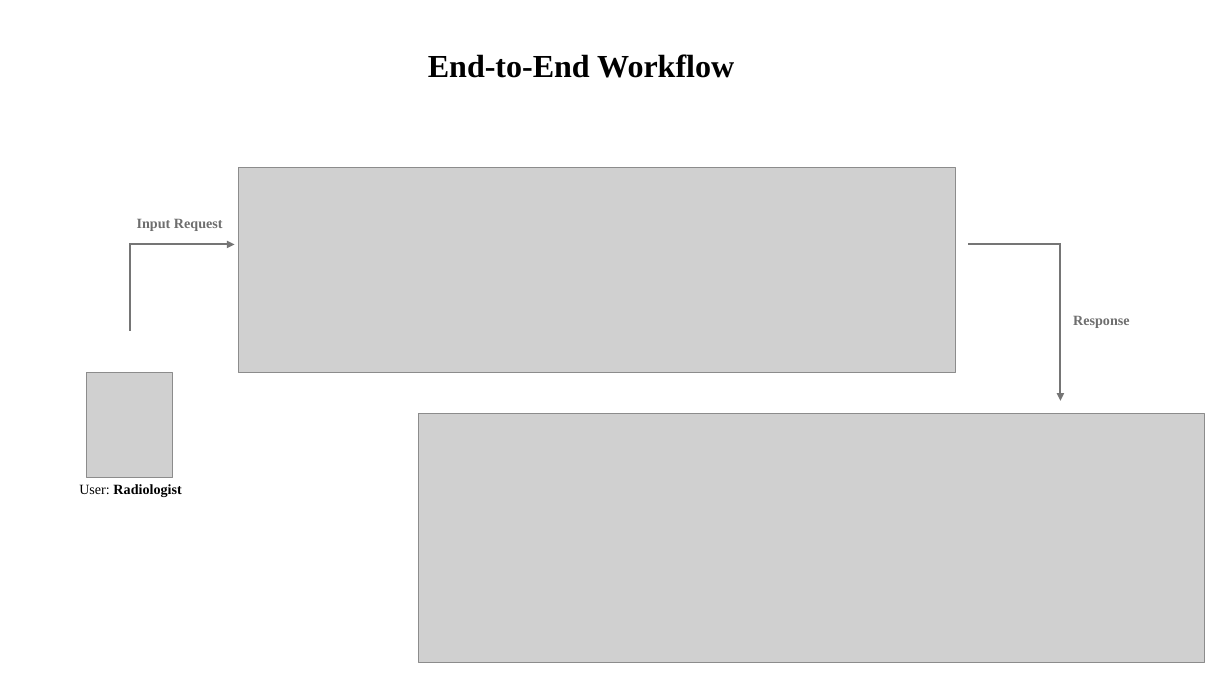
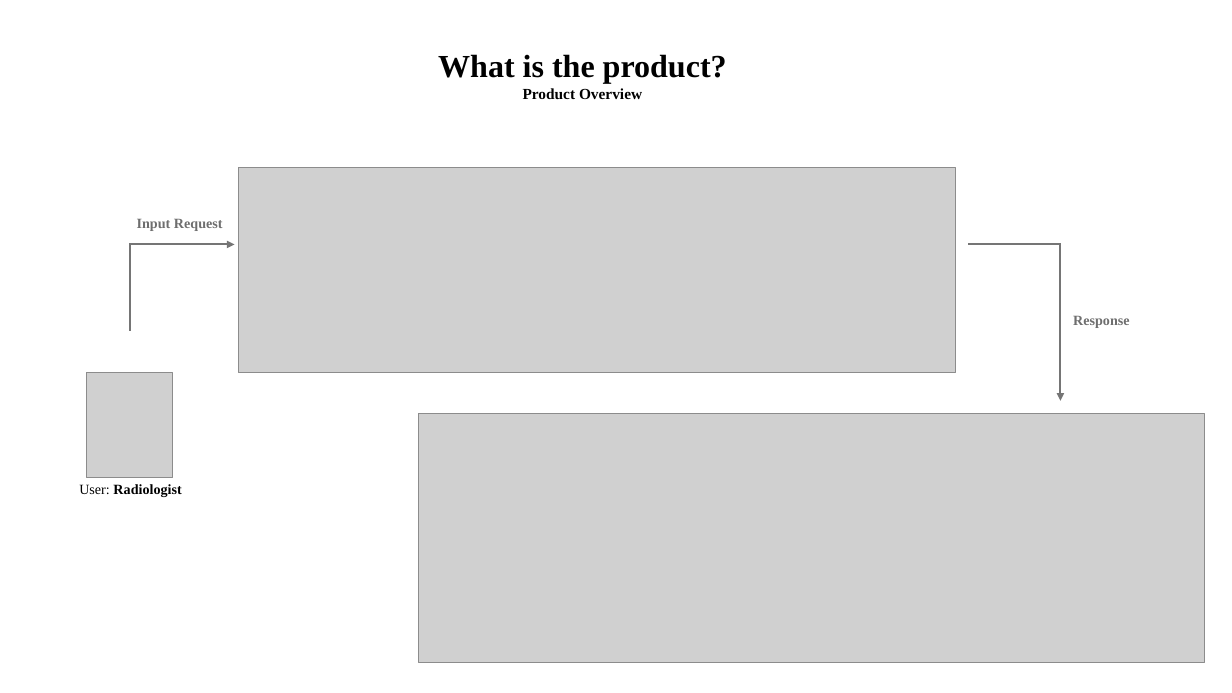
Before and after one commit to suryakurapati-edu/projects, a slide deck: slide 2 of RadAssistIQ_DenseNet121CNN_LLM/documentation/x23396920-presentation.pptx (slide 3 before the commit). Drawn at 1232x693 pixels with LibreOffice and Linux fonts; fonts in the diff are those of the drawing; grey boxes stand for pictures. Boxes give left, top, right and bottom in pixels: in the first picture for what was removed or moved away, otherwise in the second. Text is boxed around its words. In the diff, an @@ line names an element or a change of style, - is before the commit and + after.

```diff
--- a/RadAssistIQ_DenseNet121CNN_LLM/documentation/x23396920-presentation.pptx
+++ b/RadAssistIQ_DenseNet121CNN_LLM/documentation/x23396920-presentation.pptx
@@ text at [438, 54, 727, 99]: text changed @@
-End-to-End Workflow
+What is the product?
+Product Overview
```
Also in this commit, not shown: 2 other slides changed, 5 slides added, 1 slide removed, 4 other files.
